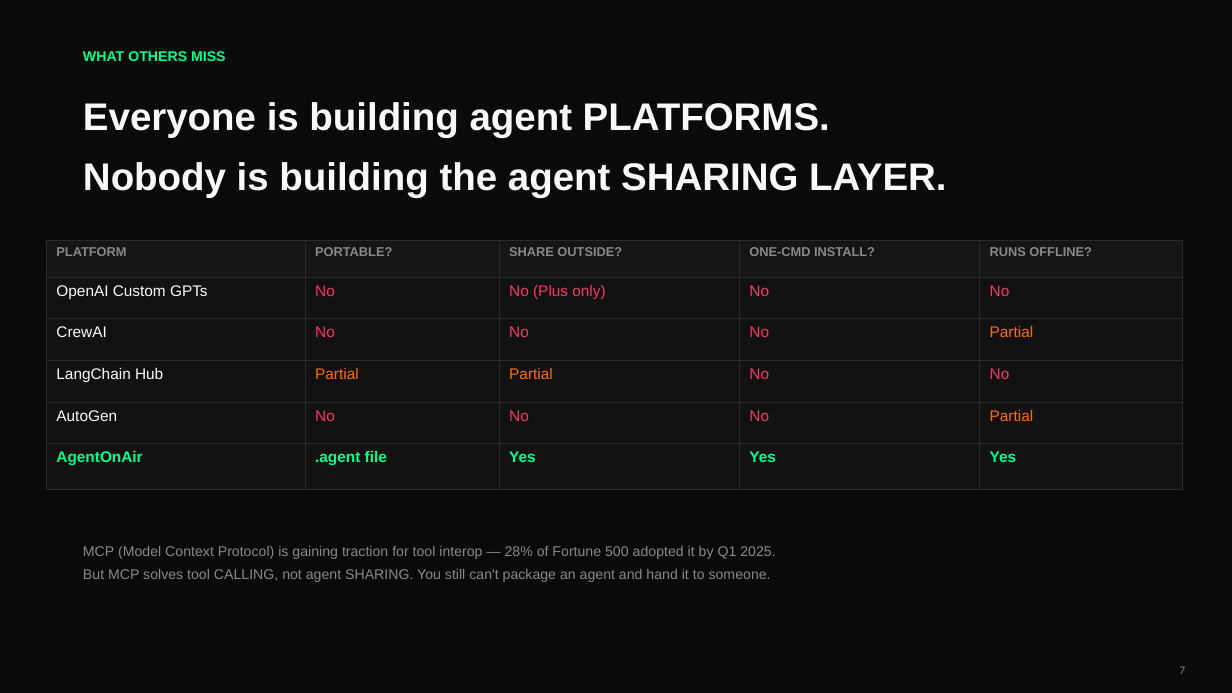
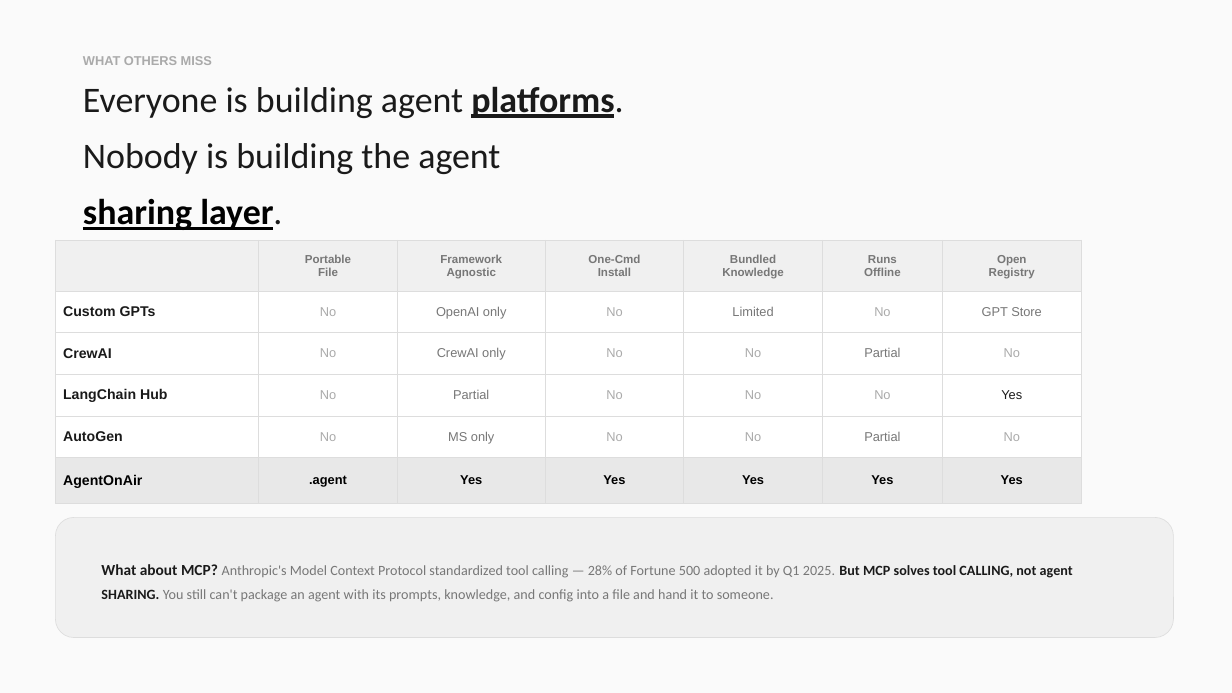
Before and after one commit to piyushhhxyz/AgentsOnAir, a slide deck: slide 7 of pitch-deck/AgentOnAir-Pitch.pptx. Drawn at 1232x693 pixels with LibreOffice and Linux fonts; fonts in the diff are those of the drawing. Boxes give left, top, right and bottom in pixels: in the first picture for what was removed or moved away, otherwise in the second. Text is boxed around its words. In the diff, an @@ line names an element or a change of style, - is before the commit and + after.

Commit message:
Rebuild pitch deck: light theme, monochromatic, bento layout, 21 slides
Complete redesign with:
- Light off-white background, monochromatic black/gray palette
- Bento grid layouts with rounded cards and subtle shadows
- 4 section dividers (black bg) for the user's 4 key questions
- Personal assistant narrative front and center (email agent story)
- Deep research with citations: MarketsandMarkets, Stack Overflow 2025,
  PwC, Gartner, npm/Docker/HuggingFace precedents
- Route to first 100 users playbook
- Business model with MRR projections
- Competitive landscape table
- 21 slides total, 488KB

```diff
--- a/pitch-deck/AgentOnAir-Pitch.pptx
+++ b/pitch-deck/AgentOnAir-Pitch.pptx
@@ background #0A0A0A to #FAFAFA @@
@@ text "WHAT OTHERS MISS" at [83, 56, 212, 65]: size 11 to 10 pt, text colour #00FF88 to #AAAAAA @@
@@ text at [83, 86, 623, 230]: text changed; size 30 to 28 pt; font Arial to Calibri; text colour #FAFAFA to #1A1A1A; bold off @@
-Everyone is building agent PLATFORMS.
-Nobody is building the agent SHARING LAYER.
+Everyone is building agent platforms.
+Nobody is building the agent
+sharing layer.
@@ table at [55, 240, 1081, 492] @@
-column 1: PLATFORM | OpenAI Custom GPTs | CrewAI | LangChain Hub | AutoGen | AgentOnAir
-column 2: PORTABLE? | No | No | Partial | No | .agent file
-column 3: SHARE OUTSIDE? | No (Plus only) | No | Partial | No | Yes
-column 4: ONE-CMD INSTALL? | No | No | No | No | Yes
-column 5: RUNS OFFLINE? | No | Partial | No | Partial | Yes
+column 1:  | Custom GPTs | CrewAI | LangChain Hub | AutoGen | AgentOnAir
+column 2: Portable / File | No | No | No | No | .agent
+column 3: Framework / Agnostic | OpenAI only | CrewAI only | Partial | MS only | Yes
+column 4: One-Cmd / Install | No | No | No | No | Yes
+column 5: Bundled / Knowledge | Limited | No | No | No | Yes
+column 6: Runs / Offline | No | Partial | No | Partial | Yes
+column 7: Open / Registry | GPT Store | No | Yes | No | Yes
@@ table: place and size @@
-table at [46, 240, 1183, 470]
+table at [55, 240, 1081, 492]
@@ rounded rectangle added at [55, 518, 1174, 638], fill #F0F0F0, outline #DDDDDD 0.5 pt @@
@@ text at [101, 564, 1073, 602]: text changed; font Arial to Calibri; text colour #888888 to #777777 @@
-MCP (Model Context Protocol) is gaining traction for tool interop — 28% of Fortune 500 adopted it by Q1 2025.
-But MCP solves tool CALLING, not agent SHARING. You still can't package an agent and hand it to someone.
+What about MCP? Anthropic's Model Context Protocol standardized tool calling — 28% of Fortune 500 adopted it by Q1 2025. But MCP solves tool CALLING, not agent SHARING. You still can't package an agent with its prompts, knowledge, and config into a file and hand it to someone.
@@ page number removed at [1179, 666, 1185, 674] @@
-7
```
Also in this commit, not shown: 17 other slides changed, 3 slides added, 4 slides removed.
